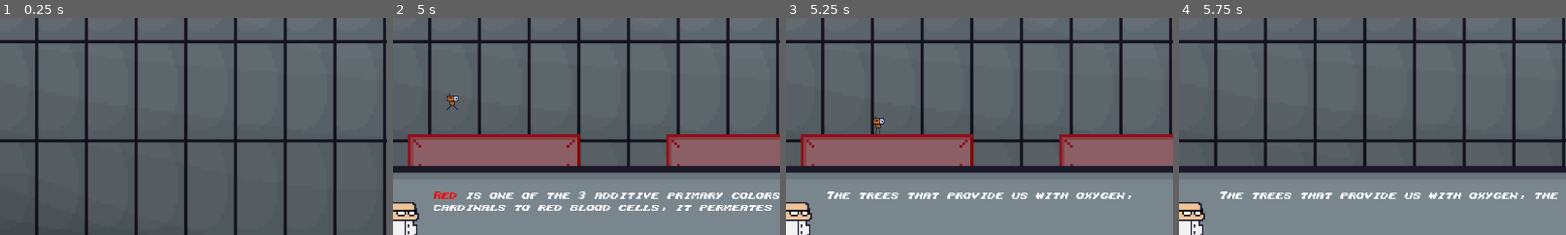
Above: before the commit, frames 1-4 (left to right).
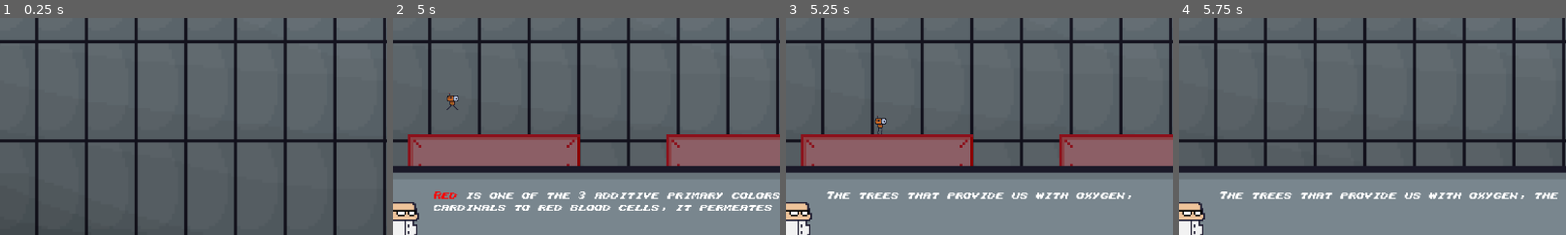
Above: after the commit, the same moments.

Repository: Gamnraa/gmtk2025
Game: Godot game, scene res://MainScene.tscn
Two runs of this game, one before a commit and one after it. Both use one fixed random seed, a clock stepped at 60 frames per second and the inputs below.
Inputs:
- Up to frame 1 (0.25 s): no input
- Up to frame 2 (5 s): tap Enter (enter) at 0.5, 0.6, 1.35, 2.1, 2.75, 2.85, 3.6, 4.25, 4.35 s; hold D (right) 0.53-2.03 s; tap Space (jump) at 0.77, 1.52, 2, 3.02, 3.5, 3.77, 4.52 s; hold A (left) 2.03-4.28 s; hold D (right) from 4.28 s (still down)
- Up to frame 3 (5.25 s): keep holding D (right); tap Enter (enter) at 5.1 s
- Up to frame 4 (5.75 s): keep holding D (right)
The pictures show only the part of the screen within x 8-58%, y 41-90%; the shares and areas given below are measured in that part.

Frames 1-2 are identical in both runs. In frame 3, 0.1% of the frame differs, in the area x 22-27%, y 45-54%; in frame 4, nothing differs.

Commit message:
Housekeeping

Diff:
--- a/Scripts/color_control.gd
+++ b/Scripts/color_control.gd
@@ -2,5 +2,4 @@
 @export_enum("RED", "GREEN", "BLUE", "REDGREEN", "GREENBLUE", "REDBLUE", "REDGREENBLUE", "NONE") var color: int = Global.NONE
 
 func _ready():
-	print("ready", self)
 	get_child(0).color = color
--- a/Scripts/platform.gd
+++ b/Scripts/platform.gd
@@ -27,10 +27,8 @@
 	$AnimationPlayer.play_backwards("Appear")
 
 func _ready():
-	print(Global.State)
 	init_hidden()
 	await get_tree().create_timer(.1).timeout
-	print("ready")
 	if color == Global.NONE: init_visible()
 	else: init_hidden()
 
--- a/Scripts/player.gd
+++ b/Scripts/player.gd
@@ -39,6 +39,6 @@
 		velocity.x = move_toward(velocity.x, 0, accel)
 		$Sprite2D/AnimationPlayer.play("player-idle")
 
-	if not was_grounded and grounded: velocity.x = max(velocity.x - (accel * 6.7), 0)
+	if not was_grounded and grounded: velocity.x = max(velocity.x - (accel * 5.45), 0)
 	was_grounded = grounded
 	move_and_slide()
--- a/project.godot
+++ b/project.godot
@@ -45,3 +45,7 @@
 "events": [Object(InputEventKey,"resource_local_to_scene":false,"resource_name":"","device":-1,"window_id":0,"alt_press …(195 unchanged characters)…
 ]
 }
+
+[rendering]
+
+renderer/rendering_method="gl_compatibility"
Not shown, added: rgb.zip
